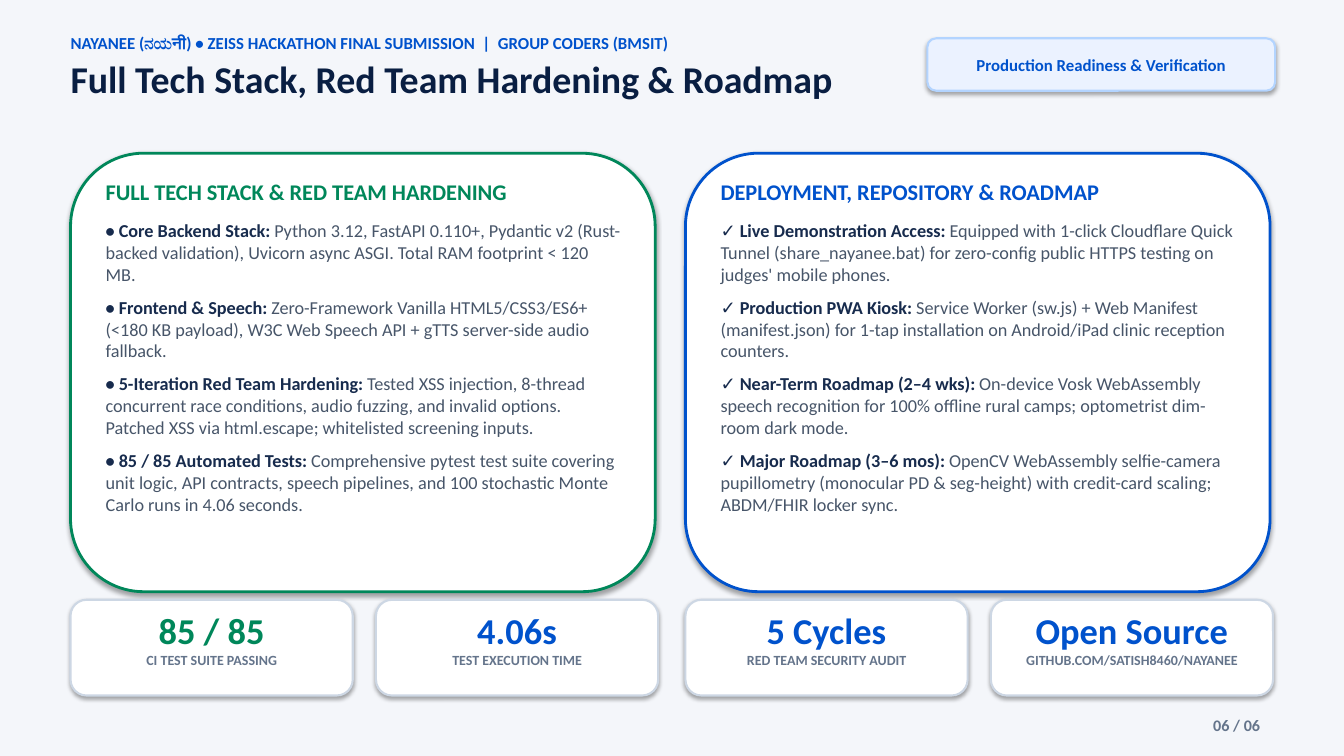
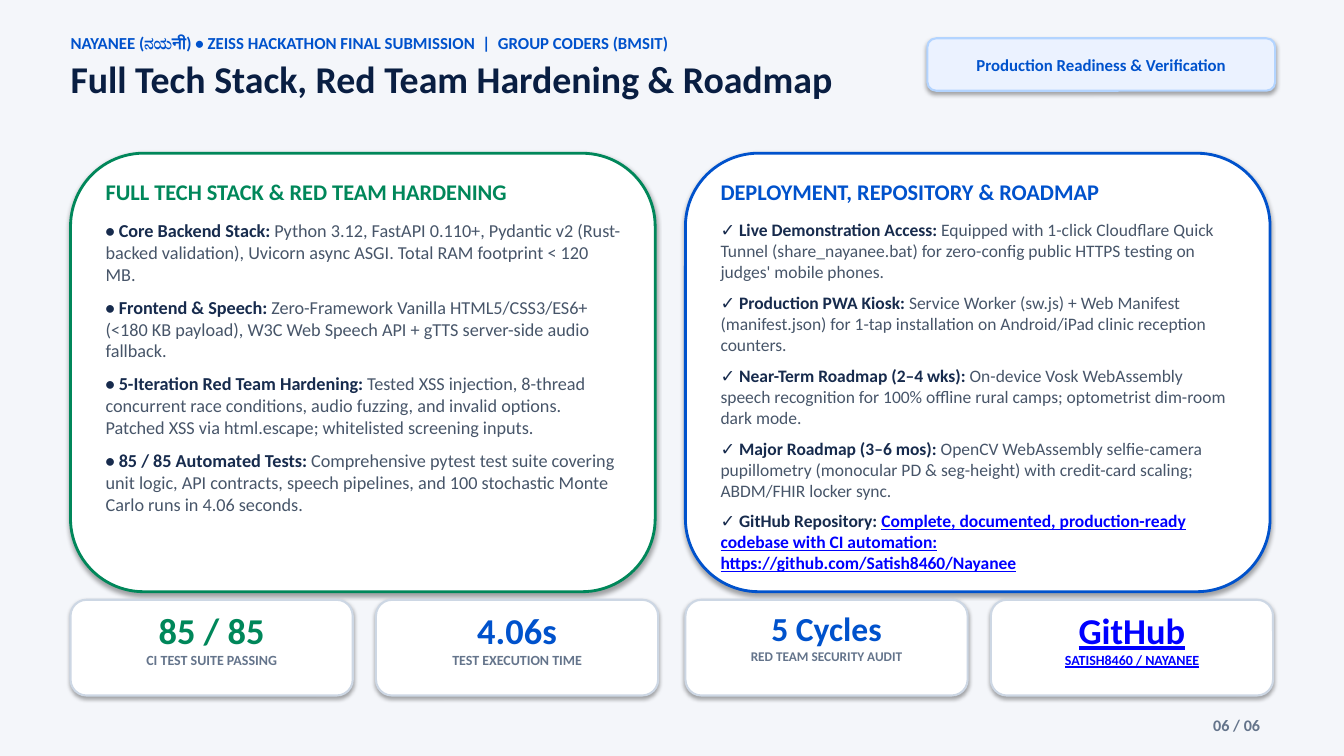
Before and after one commit to Satish8460/Nayanee, a slide deck: slide 6 of docs/Nayanee_Final_Presentation_Coders_6_Slides.pptx. Drawn at 1344x756 pixels with LibreOffice and Linux fonts; fonts in the diff are those of the drawing. Boxes give left, top, right and bottom in pixels: in the first picture for what was removed or moved away, otherwise in the second. Text is boxed around its words. In the diff, an @@ line names an element or a change of style, - is before the commit and + after.

Commit message:
docs(presentation): update official GitHub repository link https://github.com/Satish8460/Nayanee across deck

```diff
--- a/docs/Nayanee_Final_Presentation_Coders_6_Slides.pptx
+++ b/docs/Nayanee_Final_Presentation_Coders_6_Slides.pptx
@@ text at [721, 223, 1226, 500]: size 13 to 12.5 pt in "✓ Live Demonstration Access: Equipped with 1-click ...", "✓ Production PWA Kiosk: Service Worker (sw.js) ...", "✓ Near-Term Roadmap (2–4 wks): On-device Vosk ...", "✓ Major Roadmap (3–6 mos): OpenCV WebAssembly ..."; less space between paragraphs @@
@@ text at [721, 514, 1186, 572]: paragraph added @@
+✓ GitHub Repository: Complete, documented, production-ready codebase with CI automation: https://github.com/Satish8460/Nayanee
@@ text "5 Cycles" at [751, 617, 902, 661]: size 26 to 24 pt in "5 Cycles"; size 10 to 9.5 pt in "RED TEAM SECURITY AUDIT" @@
@@ text at [1065, 618, 1199, 668]: text changed; text colour #64748B to #0000FF @@
-Open Source
-GITHUB.COM/SATISH8460/NAYANEE
+GitHub
+SATISH8460 / NAYANEE
```
Also in this commit, not shown: 5 other slides changed, 4 other files.
